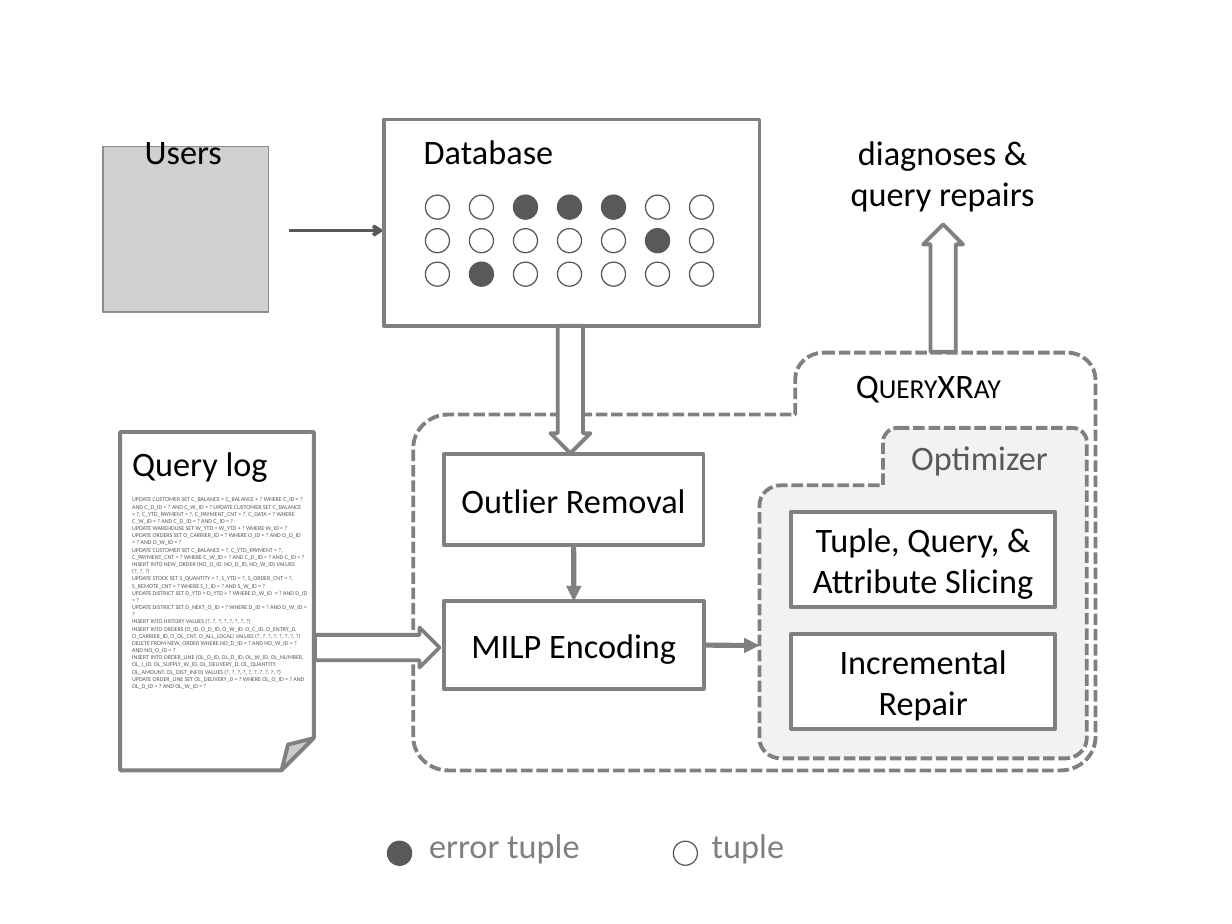
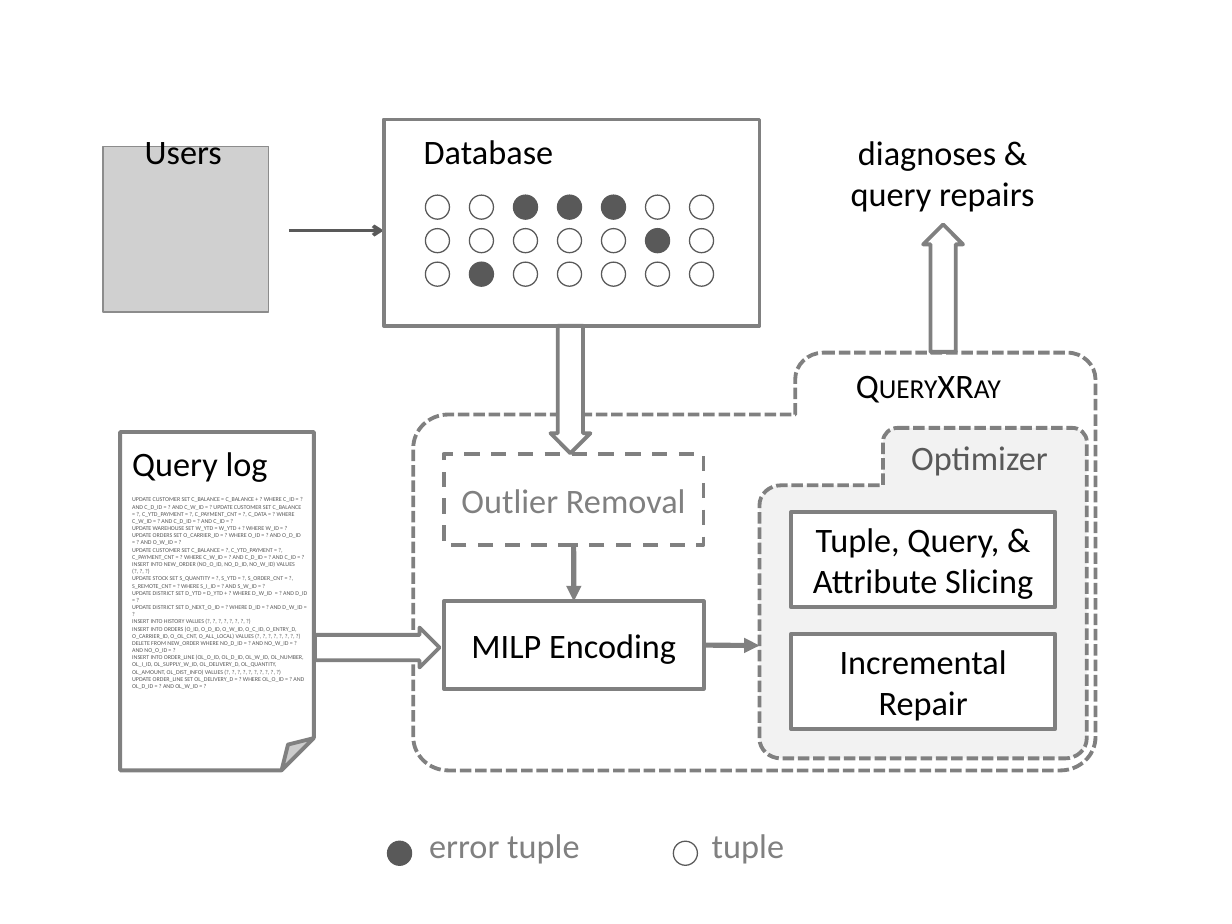
Before and after one commit to xlwang/queryprovenance, a slide deck: slide 6 of docs/vldb16/figures/figs.pptx. Drawn at 1232x924 pixels with LibreOffice and Linux fonts; fonts in the diff are those of the drawing; grey boxes stand for pictures. Boxes give left, top, right and bottom in pixels: in the first picture for what was removed or moved away, otherwise in the second. Text is boxed around its words. In the diff, an @@ line names an element or a change of style, - is before the commit and + after.

```diff
--- a/docs/vldb16/figures/figs.pptx
+++ b/docs/vldb16/figures/figs.pptx
@@ rectangle "Outlier Removal" at box(444, 455, 703, 546): text colour #000000 to #808080; outline #808080 2.25 pt to #808080 2.25 pt dashed @@
```
Also in this commit, not shown: 1 other slide changed, 4 other files.
